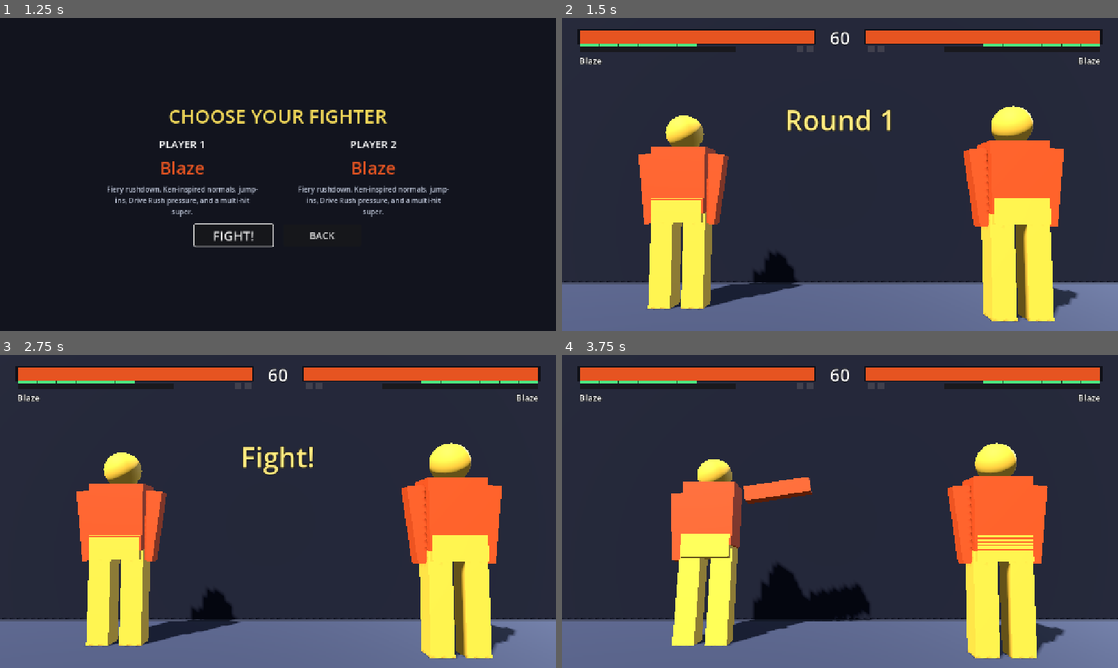
Above: before the commit, frames 1-4 (two rows, left to right).
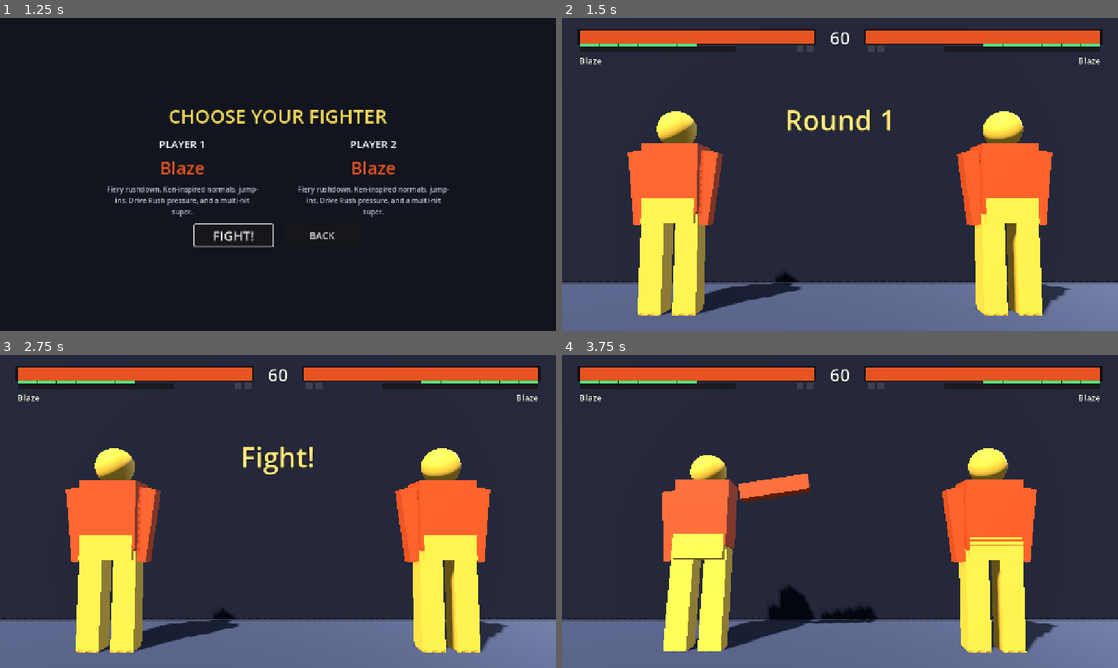
Above: after the commit, the same moments.

Repository: muji-wyh/FootisesGame3
Game: Godot game, scene res://scenes/Main.tscn
Two runs of this game, one before a commit and one after it. Both use one fixed random seed, a clock stepped at 60 frames per second and the inputs below. Sound files missing from this copy of the repository are replaced by a short silence.
Inputs (mouse positions are in pixels of both pictures, inside the frame that each line leads up to):
- Up to frame 1 (1.25 s): click "LOCAL 2-PLAYER" at 0.5 s
- Up to frame 2 (1.5 s): click "FIGHT!" at 1.25 s
- Up to frame 3 (2.75 s): tap Enter at 2 s; move the mouse to (400, 495) at 2.02 s; hold D from 2.03 s (still down); tap U (p1_lp) at 2.1 s; click (400, 495) at 2.17 s
- Up to frame 4 (3.75 s): release D at 2.75 s; drag from (728, 527) to (812, 574) at 2.77 s; move the mouse to (895, 442) at 3.52 s; hold D from 3.53 s (still down); tap I at 3.6 s

Frame 1 is identical in both runs. In frame 2, 9.5% of the frame differs, in the area x 11-93%, y 28-98%; in frame 3, 9.5%; in frame 4, 9.8%, in the area x 18-91%, y 28-98%.

Commit message:
Refine anti-clip: dynamic proximity depth with attacker in front
The earlier fixed per-side depth stagger made the two fighters read as standing on two different ground lines, and put the attacker on the far plane so its strike drew behind the opponent. Replace it with a per-frame dynamic stagger driven by horizontal distance: zero at range (both share one line, same size), ramping in only a small amount (max +/-0.05) at point-blank to avoid limb clipping. The attacker is placed on the near (toward-camera) plane (with hysteresis) so its strike always draws in front. Each rig is size-compensated about its feet so the depth never changes on-screen size or grounding.

Presentation only: positions, hitboxes, hurtboxes and bounds all stay on z=0; gameplay and the 444-test suite are unchanged.

Co-authored-by: Copilot <223556219+Copilot@users.noreply.github.com>

Diff:
--- a/scripts/match/MatchScene.gd
+++ b/scripts/match/MatchScene.gd
@@ -19,9 +19,15 @@
 var _slowmo := SlowMoDirector.new()
 var _dr_was := [false, false]   # per-fighter "was drive-rushing last frame" edge tracker
 var _dr_tint_level: float = 0.0
+var _depth_front_p1: bool = true   # which fighter is on the near (toward-camera) depth plane
 
 const DRIVE_RUSH_TINT_TARGET := 0.07
-const MODEL_DEPTH_OFFSET := 0.18   # per-side visual Z stagger so co-planar models don't clip ("穿模")
+# Dynamic anti-clip depth: fighters share one line (z=0) at range and only stagger a SMALL amount
+# in depth at point-blank so their limbs don't pass through each other ("穿模"). The attacker is
+# put on the near plane so its strike draws in front, not behind. See _update_model_depth.
+const MODEL_DEPTH_OFFSET := 0.05   # max per-side depth stagger, reached at/under DEPTH_RAMP_NEAR
+const DEPTH_RAMP_NEAR := 0.70      # |dx| at/below which the full stagger applies (bodies overlapping)
+const DEPTH_RAMP_FAR := 1.05       # |dx| at/above which there is no stagger (clearly on one line)
 
 func _ready() -> void:
 	var stage := Stage.new()
@@ -98,10 +104,40 @@
 		brig.build(ch)
 		rig = brig
 	f.rig = rig
-	# Stagger the two models slightly in depth (Z) so their co-planar limbs don't pass through
-	# each other ("穿模"). Presentation only: the sim, hitboxes and bounds all stay on z = 0.
-	(rig as Node3D).position.z = MODEL_DEPTH_OFFSET if f.side == GameConst.Side.P2 else -MODEL_DEPTH_OFFSET
+	# The depth stagger is applied dynamically per-frame (see _update_model_depth): zero at range
+	# so the fighters share one line, ramping in only at point-blank to avoid limb clipping ("穿模").
 	f.update_visual()
+
+## Dynamic depth stagger (anti-clip): keep both fighters on the same line (z=0) at range, and only
+## when their bodies overlap at close quarters slide them apart in depth a little so their limbs
+## don't pass through each other ("穿模"). Each is size-compensated so the depth never changes its
+## on-screen size. Presentation only; the simulation, hitboxes and bounds all stay on z = 0.
+func _update_model_depth() -> void:
+	if f1 == null or f2 == null or f1.rig == null or f2.rig == null:
+		return
+	var dx := absf(f2.position.x - f1.position.x)
+	var t := clampf((DEPTH_RAMP_FAR - dx) / (DEPTH_RAMP_FAR - DEPTH_RAMP_NEAR), 0.0, 1.0)
+	var half := t * MODEL_DEPTH_OFFSET
+	# Put the ATTACKER on the near (toward-camera) plane so its strike draws in front of the
+	# opponent, never behind it. Hysteresis keeps the ordering stable when neither/both attack.
+	var p1_atk := f1.state == Fighter.State.ATTACK
+	var p2_atk := f2.state == Fighter.State.ATTACK
+	if p1_atk and not p2_atk:
+		_depth_front_p1 = true
+	elif p2_atk and not p1_atk:
+		_depth_front_p1 = false
+	var cam_z := (FightCamera.MIN_Z + FightCamera.MAX_Z) * 0.5   # nominal camera distance
+	var f1_z := half if _depth_front_p1 else -half
+	_apply_depth(f1.rig, f1_z, cam_z)
+	_apply_depth(f2.rig, -f1_z, cam_z)
+
+## Place one rig at depth `depth_z` and counter-scale it so the perspective camera renders it at
+## the same on-screen size as if it were on z = 0 (scaled about the rig origin = the feet, so it
+## stays grounded).
+func _apply_depth(rig: Node, depth_z: float, cam_z: float) -> void:
+	var r := rig as Node3D
+	r.position.z = depth_z
+	r.scale = Vector3.ONE * (1.0 - depth_z / cam_z)
 
 func _wire_hud(c1: CharacterData, c2: CharacterData) -> void:
 	f1.health_changed.connect(func(c, m): hud.set_health(0, c, m))
@@ -224,6 +260,7 @@
 	# the previous round's pose into the next round.
 	f1.update_visual()
 	f2.update_visual()
+	_update_model_depth()
 	hud.tick_counter()
 	hud.tick_visuals(delta)
 	_update_drive_rush(delta)
--- a/scripts/match/TrainingScene.gd
+++ b/scripts/match/TrainingScene.gd
@@ -75,6 +75,7 @@
 		arena.step(delta)
 	f1.update_visual()
 	f2.update_visual()
+	_update_model_depth()
 	hud.tick_counter()
 	hud.tick_visuals(delta)
 	_update_drive_rush(delta)
